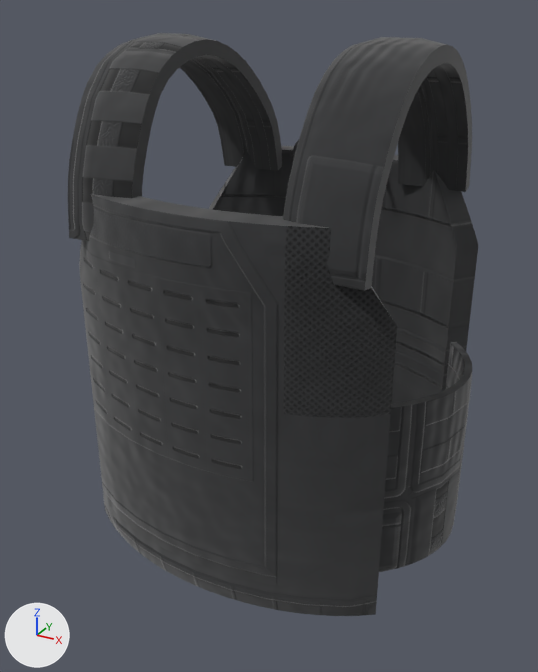
The Blender file props/gear/plate_carrier/platecarrier.blend as it was, and as the next commit left it.
Camera for both pictures: a 50 mm camera at (0.295, -0.555, 1.591) aimed at (-0.007, -0.005, 1.316). Every picture has the same lights, and +X, +Y and +Z are marked at lower left. The older version comes first.

Script lines for the objects in view, before the commit:
```python
me_sm_platecarrier = bpy.data.meshes.new('SM_PlateCarrier')
me_sm_platecarrier.from_pydata(...)  # 1384 vertices, 2740 faces; spans x -0.175..0.175, y -0.144..0.164, z 1.11..1.572
me_sm_platecarrier.polygons.foreach_set('use_smooth', [True] * 2740)
me_sm_platecarrier.materials.append(mat_m_platecarrier)
ob_sm_platecarrier = bpy.data.objects.new('SM_PlateCarrier', me_sm_platecarrier)
ob_sm_platecarrier.location = (0.0, 0.0, 0.0)
```
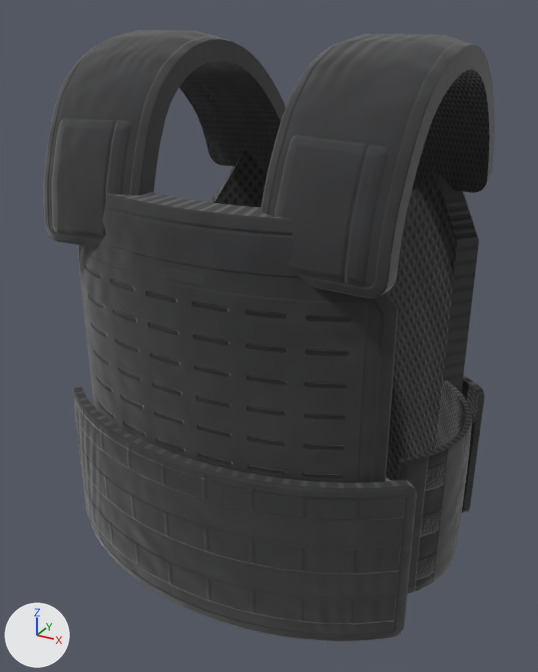
Where the change shows, as pixel boxes (x1, y1, x2, y2) in the pictures (538 x 672 px; the box of a moved part takes in the faces that stretch with it):
'SM_PlateCarrier', reshaped (10% wider): before (68, 33, 478, 616); after (43, 30, 495, 642)
part 1 of me_sm_platecarrier, moved or reshaped (not visible afterwards): before (290, 140, 299, 159)
part 2 of me_sm_platecarrier, rebuilt (13% wider): before (68, 33, 282, 241); after (43, 30, 286, 248)
part 3 of me_sm_platecarrier, rebuilt (24% wider): before (283, 37, 472, 291); after (260, 34, 495, 298)
part 4 of me_sm_platecarrier, rebuilt (19% narrower, 7% shorter): before (379, 342, 472, 572); after (397, 380, 472, 594)
part 5 of me_sm_platecarrier, added: after (73, 386, 417, 642)
part 6 of me_sm_platecarrier, added: after (461, 375, 484, 513)
part 7 of me_sm_platecarrier, moved or reshaped: before (209, 146, 478, 398); after (210, 150, 479, 454)
part 8 of me_sm_platecarrier, moved or reshaped: before (79, 194, 397, 516); after (78, 192, 398, 483)
part 9 of me_sm_platecarrier, surface changed: before (79, 155, 466, 616); after (84, 170, 466, 483)

The change, as a diff of the scene's bpy script:
```diff
--- a/props/gear/plate_carrier/platecarrier.blend.py
+++ b/props/gear/plate_carrier/platecarrier.blend.py
@@ me_sm_platecarrier @@
 # used by ob_sm_platecarrier; location = (0.0, 0.0, 0.0)
-me_sm_platecarrier.from_pydata(...)  # 1384 vertices, 2740 faces; spans x -0.175..0.175, y -0.144..0.164, z 1.11..1.572
+me_sm_platecarrier.from_pydata(...)  # 2090 vertices, 4152 faces; spans x -0.179..0.179, y -0.157..0.177, z 1.1..1.574
+# me_sm_platecarrier part 1: the loose piece of 56 vertices spanning x -0.047..0.047, y 0.102..0.151, z 1.447..1.491 is moved by (0.0, 0.002, 0.004)
+# me_sm_platecarrier part 2: the loose piece of 168 vertices spanning x -0.133..-0.064, y -0.122..0.13, z 1.42..1.572 is rebuilt with 236 vertices and now spans x -0.152..-0.05, y -0.132..0.135, z 1.417..1.574
+# me_sm_platecarrier part 3: the loose piece of 168 vertices spanning x 0.064..0.133, y -0.122..0.13, z 1.42..1.572 is rebuilt with 236 vertices and now spans x 0.05..0.152, y -0.132..0.135, z 1.417..1.574
+# me_sm_platecarrier part 4: the loose piece of 142 vertices spanning x 0.123..0.175, y -0.075..0.079, z 1.15..1.31 is rebuilt with 128 vertices and now spans x 0.132..0.179, y -0.064..0.093, z 1.122..1.262
+# me_sm_platecarrier part 5: a new loose piece of 296 vertices spanning x -0.169..0.169, y -0.157..-0.089, z 1.118..1.268, in mat_m_platecarrier
+# me_sm_platecarrier part 6: a new loose piece of 296 vertices spanning x -0.169..0.169, y 0.109..0.177, z 1.1..1.25, in mat_m_platecarrier
+# me_sm_platecarrier part 7: 89 vertices moved from x -0.146..0.146, y 0.094..0.157, z 1.14..1.46 to x -0.146..0.146, y 0.094..0.157, z 1.139..1.46; 25 vertices removed from x -0.146..0.146, y 0.094..0.155, z 1.304..1.46; 25 vertices added at x -0.146..0.146, y 0.094..0.155, z 1.297..1.46
+# me_sm_platecarrier part 8: 72 vertices moved from x -0.144..0.144, y -0.139..-0.076, z 1.246..1.46 to x -0.144..0.144, y -0.139..-0.076, z 1.245..1.465; 24 vertices removed from x -0.144..0.144, y -0.143..-0.076, z 1.318..1.46; 30 vertices added at x -0.144..0.144, y -0.144..-0.076, z 1.302..1.465
+# me_sm_platecarrier part 9: 965 kept faces spanning x -0.146..0.146, y -0.144..0.164, z 1.11..1.465 get new texture (UV) coordinates
+# other edits to the shape of me_sm_platecarrier do not show in these pictures
 me_sm_platecarrier.materials.append(mat_m_platecarrier)
```
